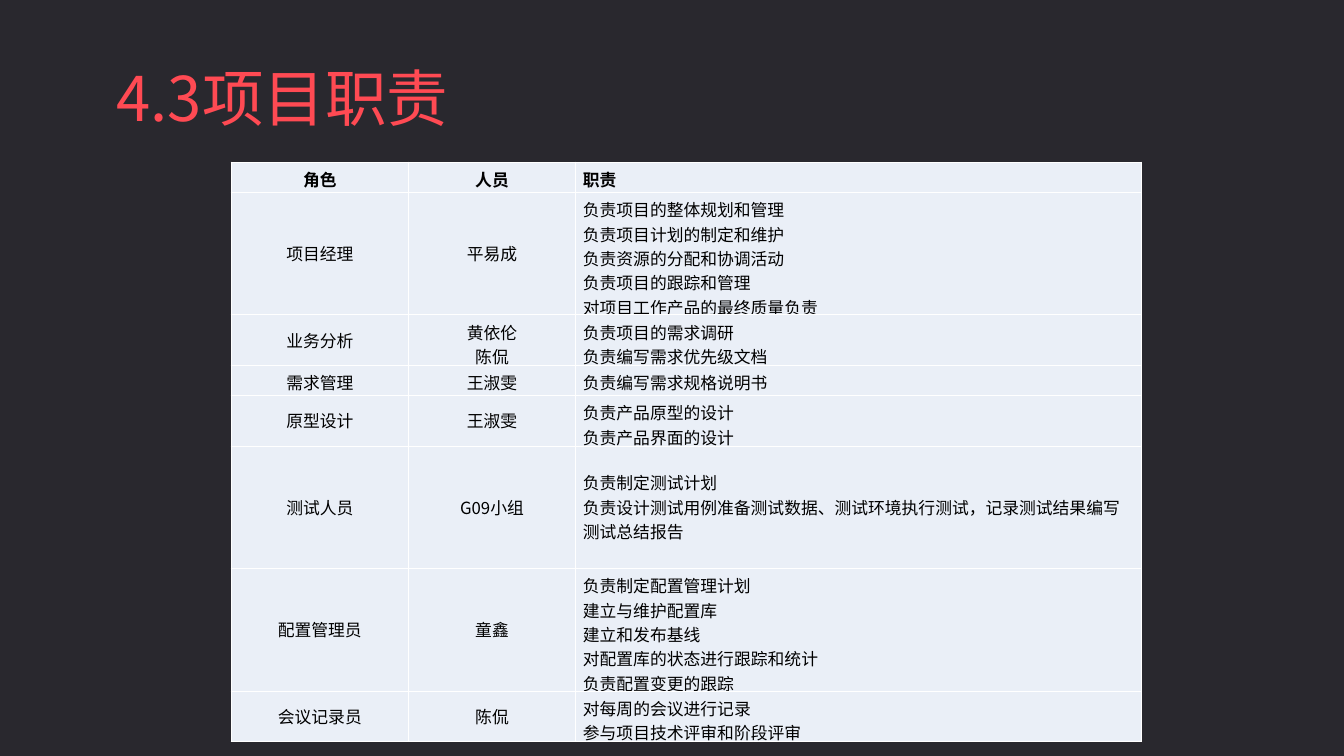
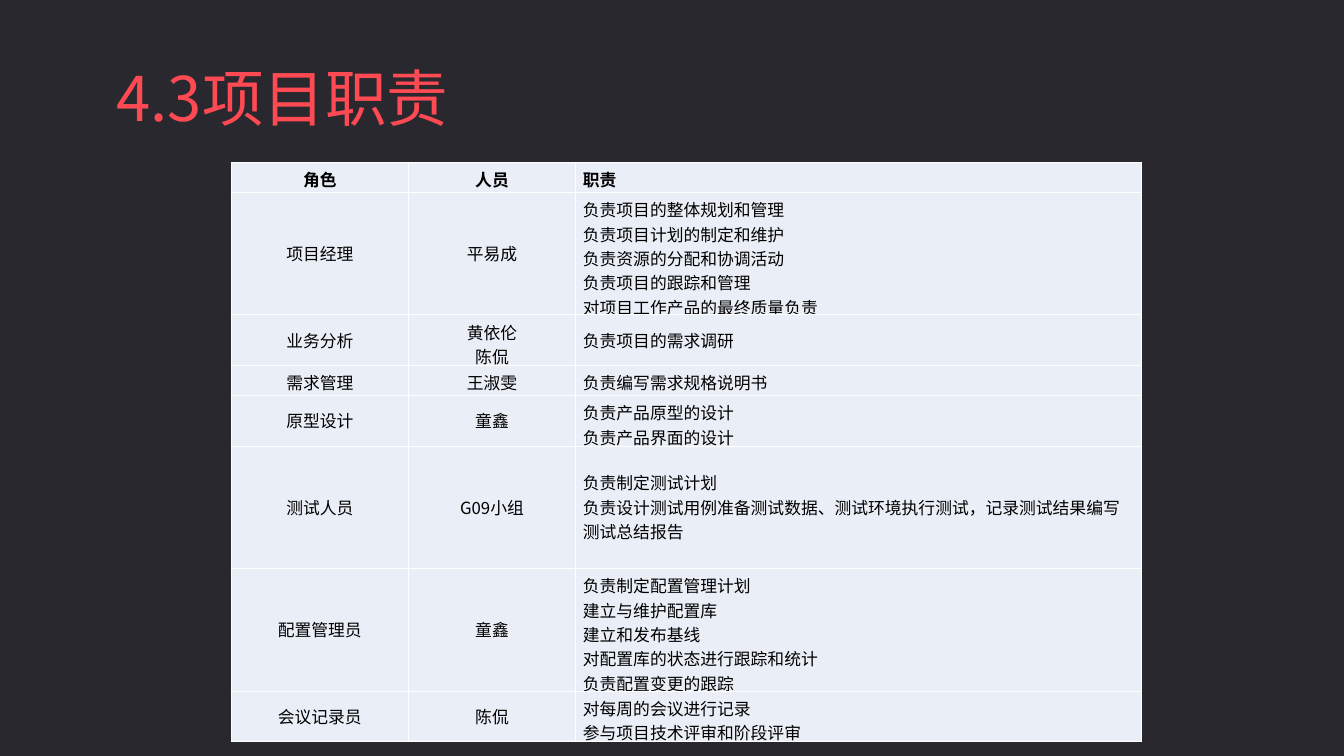
Before and after one commit to PRD2018-G09/Educational-Website, a slide deck: slide 24 of 受控文档/2.需求工程计划/PRD2018-G09-需求工程计划PPT.ppt (slide 18 before the commit). Drawn at 1344x756 pixels with LibreOffice and Linux fonts; fonts in the diff are those of the drawing. Boxes give left, top, right and bottom in pixels: in the first picture for what was removed or moved away, otherwise in the second. Text is boxed around its words. In the diff, an @@ line names an element or a change of style, - is before the commit and + after.

Commit message:
修改文档

```diff
--- a/受控文档/2.需求工程计划/PRD2018-G09-需求工程计划PPT.ppt
+++ b/受控文档/2.需求工程计划/PRD2018-G09-需求工程计划PPT.ppt
@@ table at (231, 162, 1140, 748) @@
-row 3, column 3: 负责项目的需求调研 / 负责编写需求优先级文档
+row 3, column 3: 负责项目的需求调研
-row 5, column 2: 王淑雯
+row 5, column 2: 童鑫
```
Also in this commit, not shown: 6 other slides changed, 18 slides added, 3 slides removed, 13 other files.
